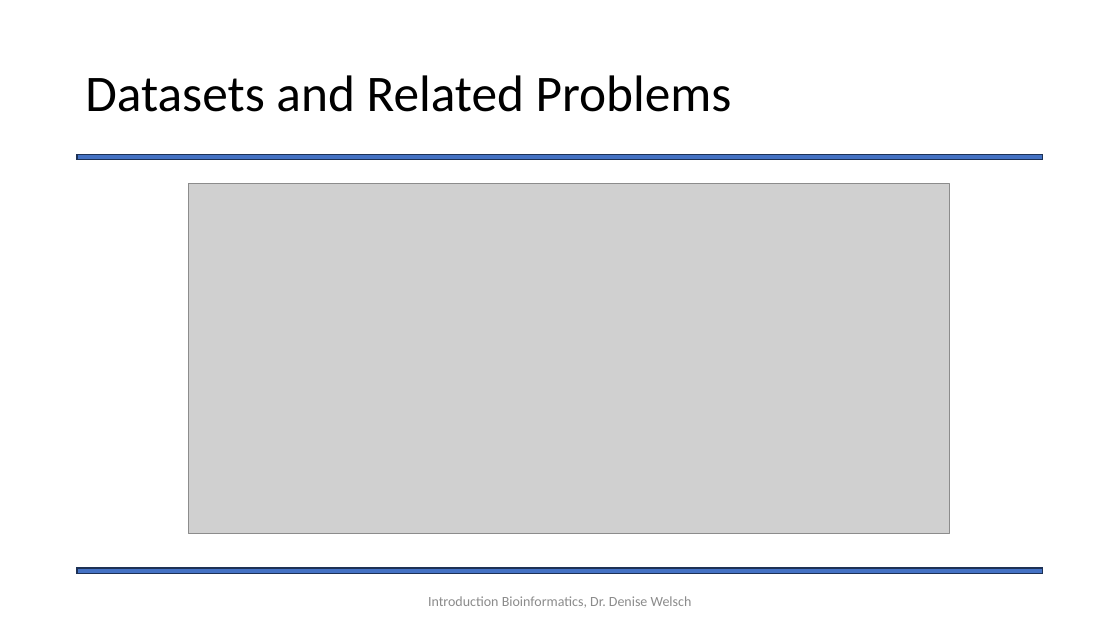
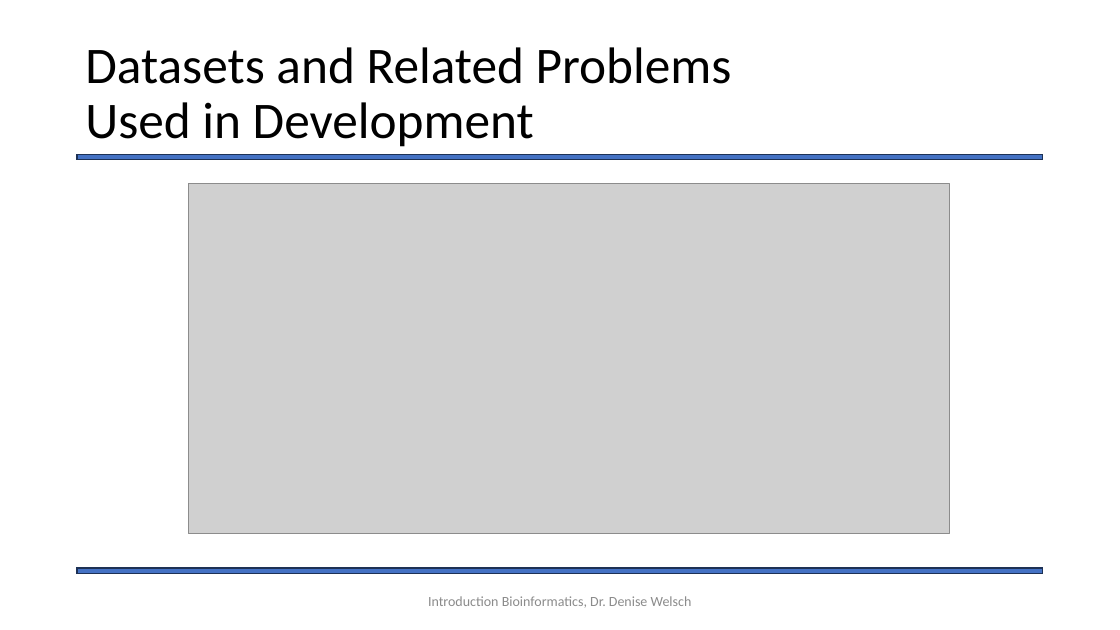
Before and after one commit to Statsomat/BayesTwoProp, a slide deck: slide 9 of documents/IntroTheory.pptx. Drawn at 1120x630 pixels with LibreOffice and Linux fonts; fonts in the diff are those of the drawing; grey boxes stand for pictures. Boxes give left, top, right and bottom in pixels: in the first picture for what was removed or moved away, otherwise in the second. Text is boxed around its words. In the diff, an @@ line names an element or a change of style, - is before the commit and + after.

```diff
--- a/documents/IntroTheory.pptx
+++ b/documents/IntroTheory.pptx
@@ title at [85,47,732,147]: text changed @@
-Datasets and Related Problems
+Datasets and Related Problems
+Used in Development
```
Also in this commit, not shown: 9 other slides changed, 1 other file.
